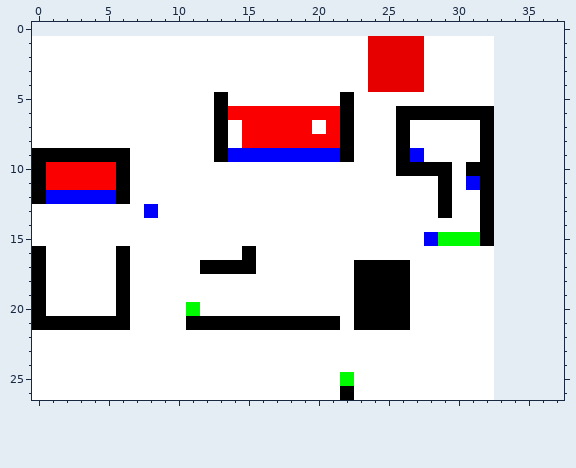
Pixel-art sprite: level1.png. This is how it looked before the edit.
The file is 33x26 pixels. Colours within 5 levels of each other are drawn and written as one. The old version is drawn lined up with the new one, on the new canvas.
New version:
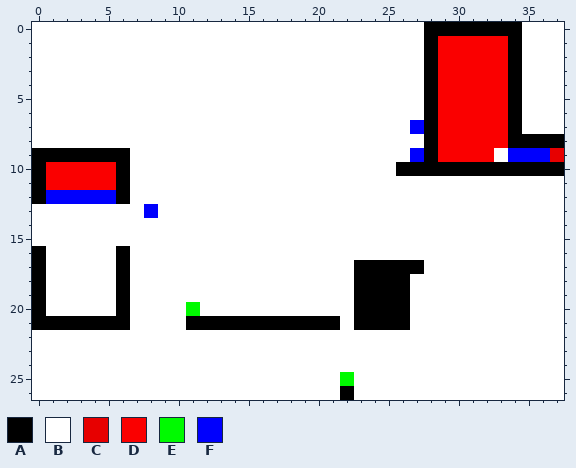
Palette (. is transparent): A #000000  B #ffffff  C #e70000  D #fa0000  E #00fa00  F #0000fd
Edits made:
canvas 33x26 -> 38x27, the old top-left corner now at 0,1
@@ x 0..37 @@
- 0 ......................................
- 1 BBBBBBBBBBBBBBBBBBBBBBBBCCCCBBBBB.....
- 2 BBBBBBBBBBBBBBBBBBBBBBBBCCCCBBBBB.....
- 3 BBBBBBBBBBBBBBBBBBBBBBBBCCCCBBBBB.....
- 4 BBBBBBBBBBBBBBBBBBBBBBBBCCCCBBBBB.....
- 5 BBBBBBBBBBBBBABBBBBBBBABBBBBBBBBB.....
- 6 BBBBBBBBBBBBBADDDDDDDDABBBAAAAAAA.....
- 7 BBBBBBBBBBBBBABDDDDDBDABBBABBBBBA.....
- 8 BBBBBBBBBBBBBABDDDDDDDABBBABBBBBA.....
- 9 AAAAAAABBBBBBAFFFFFFFFABBBAFBBBBA.....
-10 ADDDDDABBBBBBBBBBBBBBBBBBBAAAABAA.....
-11 ADDDDDABBBBBBBBBBBBBBBBBBBBBBABFA.....
-12 AFFFFFABBBBBBBBBBBBBBBBBBBBBBABBA.....
-13 BBBBBBBBFBBBBBBBBBBBBBBBBBBBBABBA.....
-14 BBBBBBBBBBBBBBBBBBBBBBBBBBBBBBBBA.....
-15 BBBBBBBBBBBBBBBBBBBBBBBBBBBBFEEEA.....
-16 ABBBBBABBBBBBBBABBBBBBBBBBBBBBBBB.....
-17 ABBBBBABBBBBAAAABBBBBBBAAAABBBBBB.....
-18 ABBBBBABBBBBBBBBBBBBBBBAAAABBBBBB.....
-19 ABBBBBABBBBBBBBBBBBBBBBAAAABBBBBB.....
-20 ABBBBBABBBBEBBBBBBBBBBBAAAABBBBBB.....
-21 AAAAAAABBBBAAAAAAAAAAABAAAABBBBBB.....
-22 BBBBBBBBBBBBBBBBBBBBBBBBBBBBBBBBB.....
-23 BBBBBBBBBBBBBBBBBBBBBBBBBBBBBBBBB.....
-24 BBBBBBBBBBBBBBBBBBBBBBBBBBBBBBBBB.....
-25 BBBBBBBBBBBBBBBBBBBBBBEBBBBBBBBBB.....
-26 BBBBBBBBBBBBBBBBBBBBBBABBBBBBBBBB.....
+ 0 BBBBBBBBBBBBBBBBBBBBBBBBBBBBAAAAAAABBB
+ 1 BBBBBBBBBBBBBBBBBBBBBBBBBBBBADDDDDABBB
+ 2 BBBBBBBBBBBBBBBBBBBBBBBBBBBBADDDDDABBB
+ 3 BBBBBBBBBBBBBBBBBBBBBBBBBBBBADDDDDABBB
+ 4 BBBBBBBBBBBBBBBBBBBBBBBBBBBBADDDDDABBB
+ 5 BBBBBBBBBBBBBBBBBBBBBBBBBBBBADDDDDABBB
+ 6 BBBBBBBBBBBBBBBBBBBBBBBBBBBBADDDDDABBB
+ 7 BBBBBBBBBBBBBBBBBBBBBBBBBBBFADDDDDABBB
+ 8 BBBBBBBBBBBBBBBBBBBBBBBBBBBBADDDDDAAAA
+ 9 AAAAAAABBBBBBBBBBBBBBBBBBBBFADDDDBFFFC
+10 ADDDDDABBBBBBBBBBBBBBBBBBBAAAAAAAAAAAA
+11 ADDDDDABBBBBBBBBBBBBBBBBBBBBBBBBBBBBBB
+12 AFFFFFABBBBBBBBBBBBBBBBBBBBBBBBBBBBBBB
+13 BBBBBBBBFBBBBBBBBBBBBBBBBBBBBBBBBBBBBB
+14 BBBBBBBBBBBBBBBBBBBBBBBBBBBBBBBBBBBBBB
+15 BBBBBBBBBBBBBBBBBBBBBBBBBBBBBBBBBBBBBB
+16 ABBBBBABBBBBBBBBBBBBBBBBBBBBBBBBBBBBBB
+17 ABBBBBABBBBBBBBBBBBBBBBAAAAABBBBBBBBBB
+18 ABBBBBABBBBBBBBBBBBBBBBAAAABBBBBBBBBBB
+19 ABBBBBABBBBBBBBBBBBBBBBAAAABBBBBBBBBBB
+20 ABBBBBABBBBEBBBBBBBBBBBAAAABBBBBBBBBBB
+21 AAAAAAABBBBAAAAAAAAAAABAAAABBBBBBBBBBB
+22 BBBBBBBBBBBBBBBBBBBBBBBBBBBBBBBBBBBBBB
+23 BBBBBBBBBBBBBBBBBBBBBBBBBBBBBBBBBBBBBB
+24 BBBBBBBBBBBBBBBBBBBBBBBBBBBBBBBBBBBBBB
+25 BBBBBBBBBBBBBBBBBBBBBBEBBBBBBBBBBBBBBB
+26 BBBBBBBBBBBBBBBBBBBBBBABBBBBBBBBBBBBBB
Where, in picture pixels (left, top, right, bottom), the same in both pictures:
changed: (32, 22, 564, 400)
